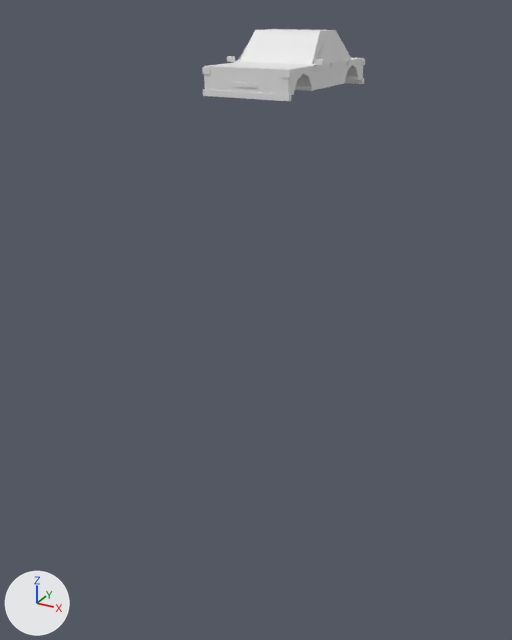
What one commit did to the glTF model models/PMG/ProceduralModels.glb.
Camera for both pictures: a 50 mm lens placed at (3.37, -6.35, 0.97), pointed at (-0.06, -0.12, -2.15). The axes (+X, +Y, +Z) are drawn at lower left. The lights are the same throughout. The picture after the commit comes second. Where no turn or scale is listed for an object, it has been applied to the vertices.

In view in the first picture: 'Car.1', 'Car.2', 'Car.3', 'Car.5' and 3 more.
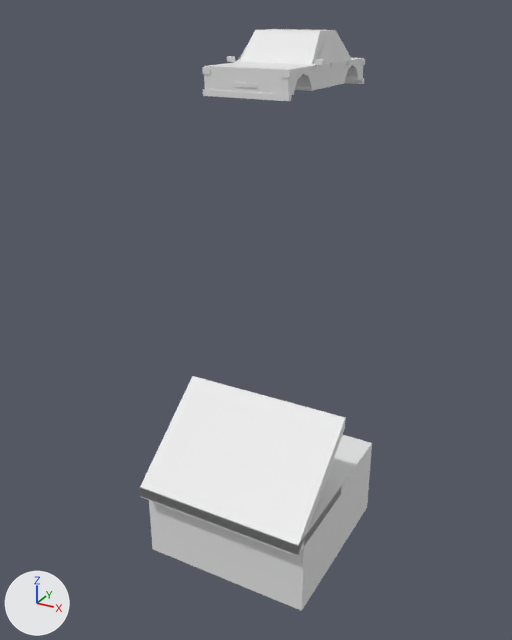
The newer file is also turned or shifted as a whole; pictures and numbers use the older file's frame.

Changed parts and their boxes [x1, y1, x2, y2] in the pictures (512 x 640 px):
'House.Roof.Slanted', added
    after: [140, 376, 345, 556]
'House.Main', added
    after: [149, 435, 372, 611]
'House.Roof.Flat', added
    after: [140, 480, 342, 555]

The change, as a list of edits to the scene's bpy script:
```text
Add me_cube_008:
    me_cube_008.from_pydata(...)  # a box spanning x -1.0..1.0, y -1.14..0.0, z -0.3..-0.17
Add me_cube_007:
    me_cube_007.from_pydata([(-1.0, -1.14, -0.32), (-1.0, -1.14, -0.18), (-1.0, 0.0, 0.59), (-1.0, 0.0, 0.72), (1.0, -1.14, -0.32), (1.0, -1.14, -0.18), (1.0, 0.0, 0.59), (1.0, 0.0, 0.72)], [], [(0, 1, 3), (0, 3, 2), (2, 3, 7), (2, 7, 6), (6, 7, 5), (6, 5, 4), (4, 5, 1), (4, 1, 0), (2, 6, 4), (2, 4, 0), (7, 3, 1), (7, 1, 5)])
Add me_cube:
    me_cube.from_pydata(...)  # a box spanning x -1.0..1.0, y -1.0..1.0, z 0.0..1.0
Add ob_house_roof_flat:
    ob_house_roof_flat = bpy.data.objects.new('House.Roof.Flat', me_cube_008)
    ob_house_roof_flat.location = (0.0, -0.01, -3.85)
Add ob_house_roof_slanted:
    ob_house_roof_slanted = bpy.data.objects.new('House.Roof.Slanted', me_cube_007)
    ob_house_roof_slanted.location = (0.0, -0.01, -3.85)
Add ob_house_main:
    ob_house_main = bpy.data.objects.new('House.Main', me_cube)
    ob_house_main.location = (0.0, -0.01, -5.04)
```
